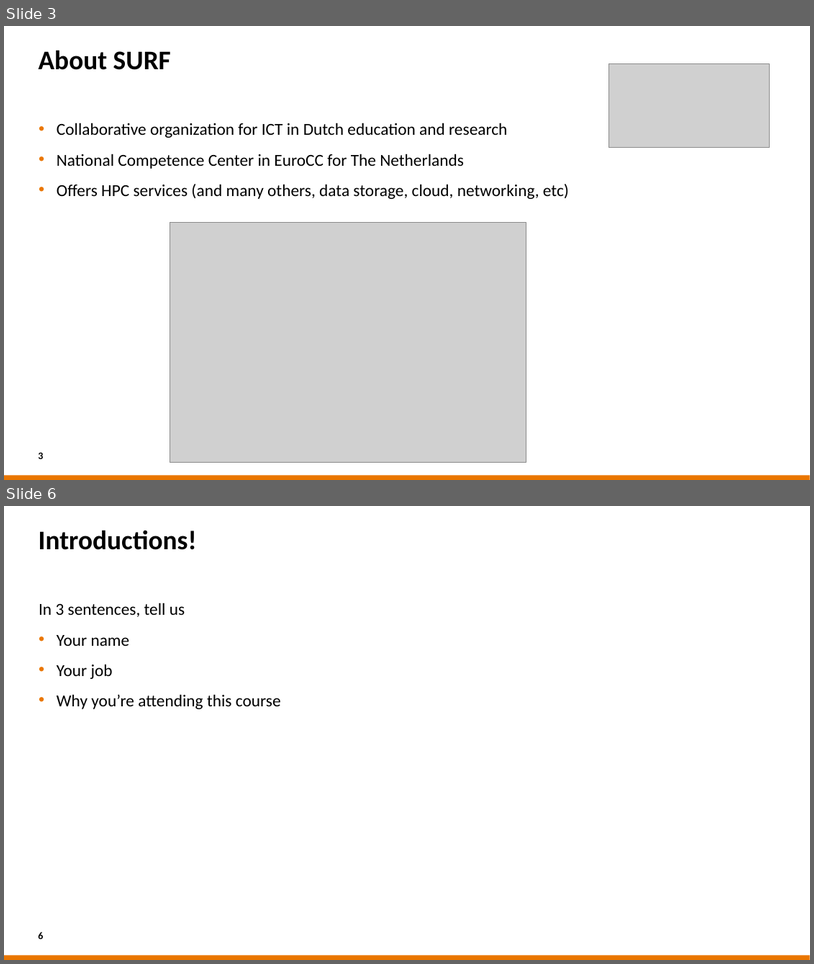
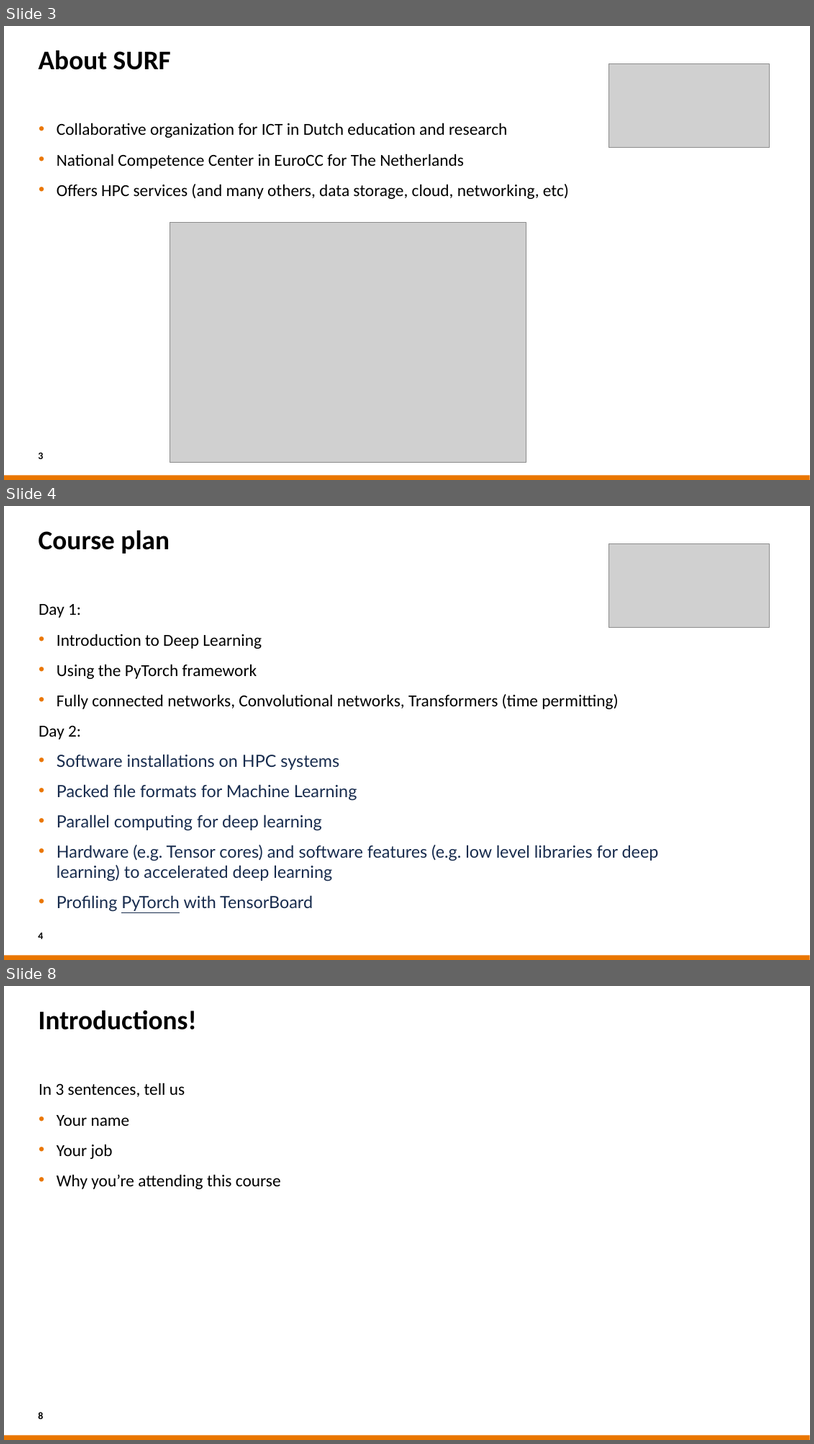
Before and after one commit to sara-nl/MLonHPC_2day_Okt2023, a slide deck: Day1/slides/EuroHPC_HPML_welcome.pptx. Shown one above the other, each under a label of ours: slides 3 and 6 before the commit, slides 3, 4 and 8 after it; the slides between them are not shown. The pictures are 814x964 and 814x1444 pixels, drawn with LibreOffice and Linux fonts; fonts in the diff are those of the drawing; grey boxes stand for pictures; background and template pictures are left out. Boxes give left, top, right and bottom in pixels: in the first picture for what was removed or moved away, otherwise in the second. Text is boxed around its words. In the diff, an @@ line names an element or a change of style, - is before the commit and + after.

Commit message:
Updated the welcome slides  to match this course

```diff
--- a/Day1/slides/EuroHPC_HPML_welcome.pptx
+++ b/Day1/slides/EuroHPC_HPML_welcome.pptx
@@ slide 4 added at bbox=[4, 506, 810, 960], background #FFFFFF; not listed: 1 template element that a slide beside it also shows @@
@@ title added at bbox=[39, 530, 170, 554], 32 pt, text #000000, bold @@
+Course plan
@@ picture added at bbox=[610, 544, 770, 628] @@
@@ text added at bbox=[39, 604, 659, 911], 20 pt, text #172B4D @@
+Day 1:
+• Introduction to Deep Learning
+• Using the PyTorch framework
+• Fully connected networks, Convolutional networks, Transformers (time permitting)
+Day 2:
+• Software installations on HPC systems
+• Packed file formats for Machine Learning
+• Parallel computing for deep learning
+• Hardware (e.g. Tensor cores) and software features (e.g. low level libraries for deep learning) to accelerated deep learning
+• Profiling PyTorch with TensorBoard
@@ page number added at bbox=[38, 932, 43, 939], 12 pt, text #000000, bold @@
+4
@@ what was slide 6 is now slide 8 @@
@@ page number at bbox=[38, 1412, 43, 1419]: text changed @@
-6
+8
```
Also in this commit, not shown: 4 slides changed, 1 other slide added, 1 other file.
